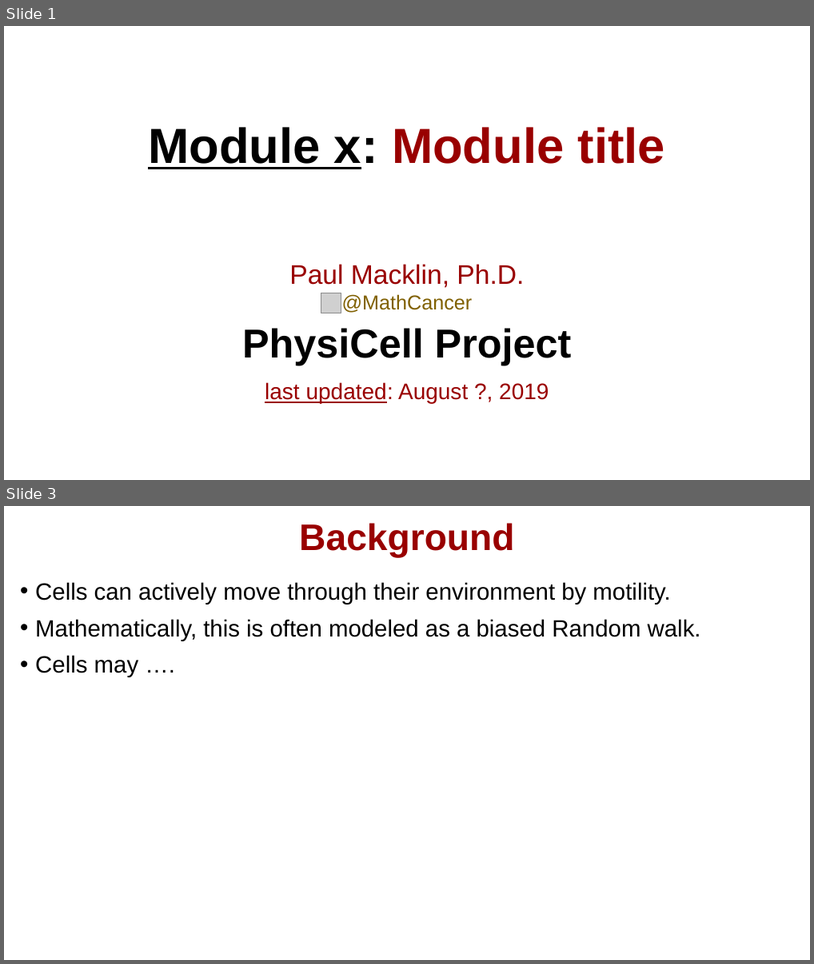
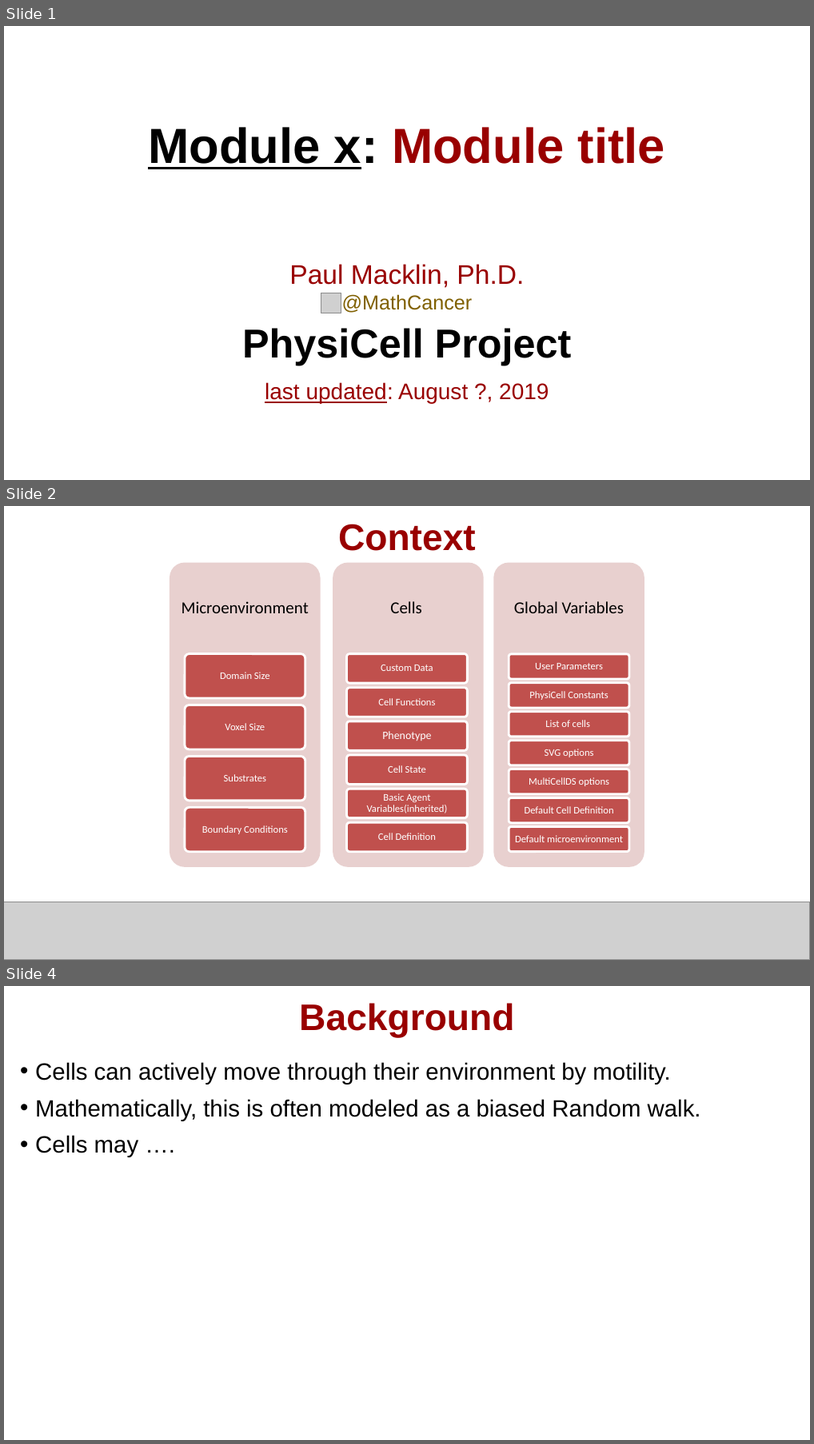
Before and after one commit to physicell-training/Presentation-Template, a slide deck: PhysiCell-Template (v3).pptx. Shown one above the other, each under a label of ours: slides 1 and 3 before the commit, slides 1, 2 and 4 after it; the slides between them are not shown. The pictures are 814x964 and 814x1444 pixels, drawn with LibreOffice and Linux fonts; fonts in the diff are those of the drawing; grey boxes stand for pictures; background and template pictures are left out. Boxes give left, top, right and bottom in pixels: in the first picture for what was removed or moved away, otherwise in the second. Text is boxed around its words. In the diff, an @@ line names an element or a change of style, - is before the commit and + after.

Commit message:
Update PhysiCell-Template (v3).pptx
Context slides are added

```diff
--- a/PhysiCell-Template (v3).pptx
+++ b/PhysiCell-Template (v3).pptx
@@ slide 2 added at <box>4,506,810,960</box>, background #FFFFFF @@
@@ title added at <box>338,524,476,551</box>, 33 pt, text #990000, bold @@
+Context
@@ group added at <box>170,563,645,867</box>: 20 rounded rectangles, 20 texts @@
+Microenvironment
+Domain Size
+Voxel Size
+Substrates
+Boundary Conditions
+Cells
+Custom Data
+Cell Functions
+Phenotype
+Cell State
+Basic Agent Variables(inherited)
+Cell Definition
+Global Variables
+User Parameters
+PhysiCell Constants
+List of cells
+SVG options
+MultiCellDS options
+Default Cell Definition
+Default microenvironment
@@ picture added at <box>4,901,810,959</box> @@
@@ what was slide 3 is now slide 4 @@
```
Also in this commit, not shown: 1 other slide added, 1 slide removed.
